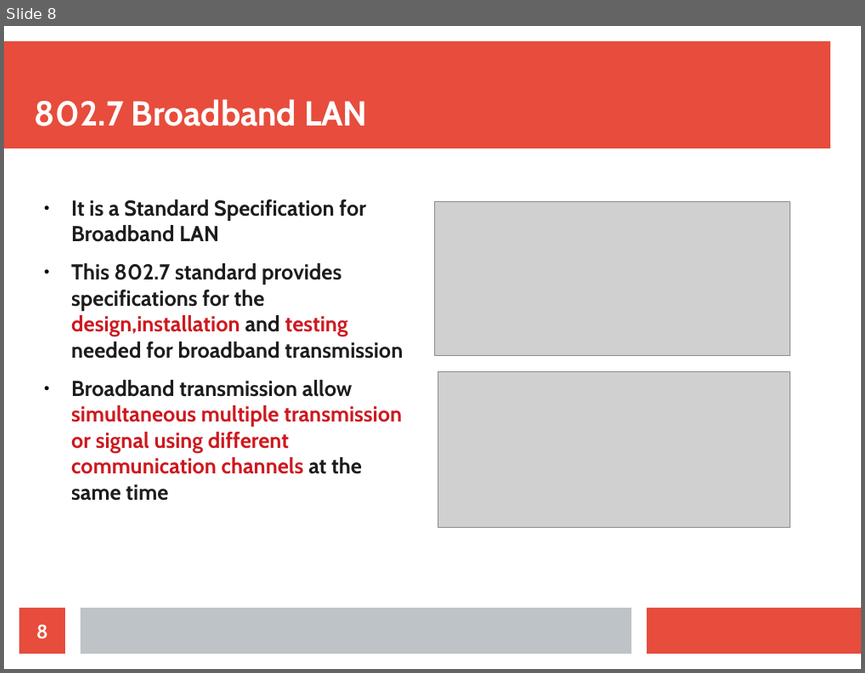
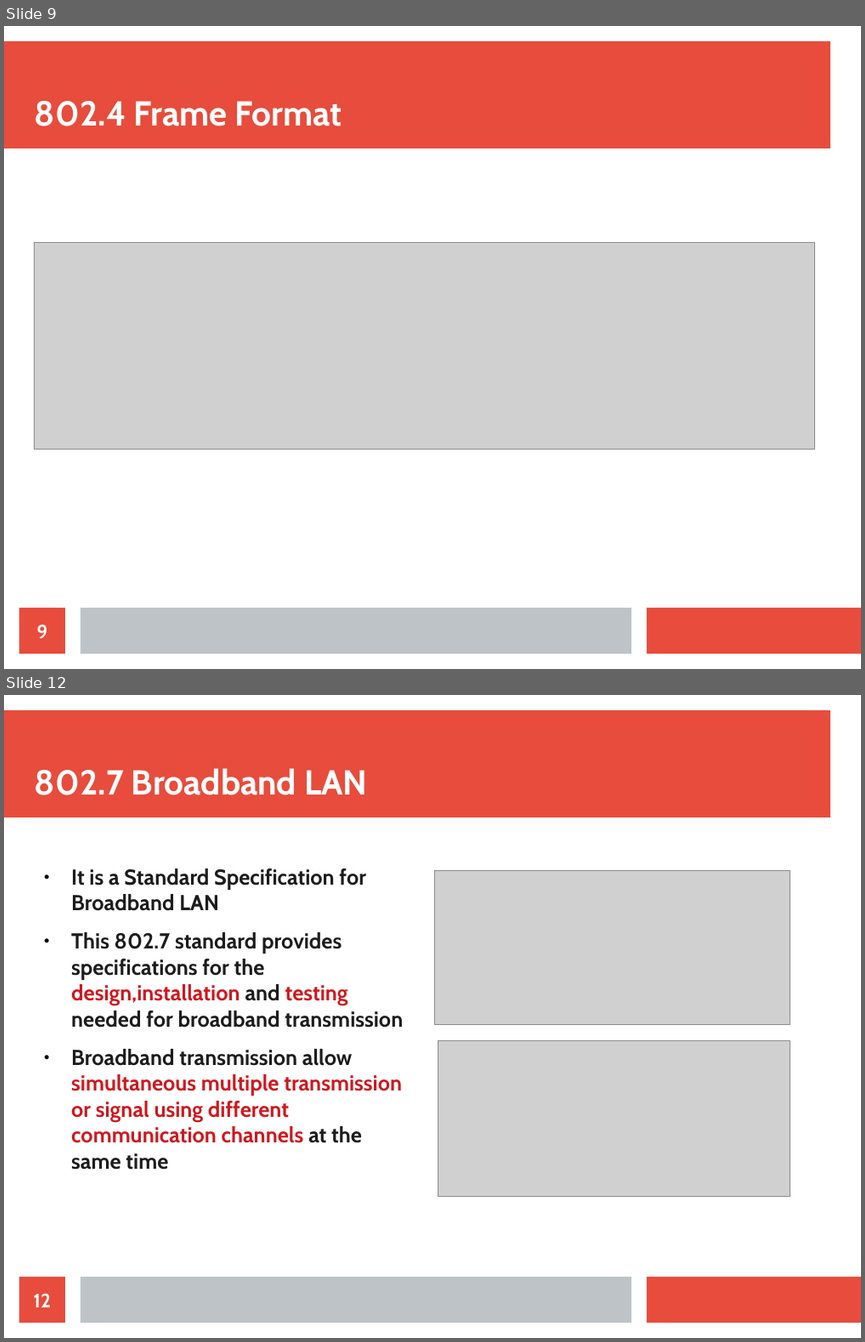
Before and after one commit to kanhaji/CN_Presentation_Section_C, a slide deck: CN PRESENTATION.odp. Shown one above the other, each under a label of ours: slide 8 before the commit, slides 9 and 12 after it; the slides between them are not shown. The pictures are 865x673 and 865x1342 pixels, drawn with LibreOffice and Linux fonts; fonts in the diff are those of the drawing; grey boxes stand for pictures. Boxes give left, top, right and bottom in pixels: in the first picture for what was removed or moved away, otherwise in the second. Text is boxed around its words. In the diff, an @@ line names an element or a change of style, - is before the commit and + after.

Commit message:
Added frame formats of all

```diff
--- a/CN PRESENTATION.odp
+++ b/CN PRESENTATION.odp
@@ slide 9 added at (x1=4, y1=26, x2=861, y2=669), background #FFFFFF; not listed: 3 template elements that a slide beside it also shows @@
@@ title added at (x1=35, y1=101, x2=342, y2=126), 32 pt, text #FFFFFF, bold @@
+802.4 Frame Format
@@ picture added at (x1=35, y1=242, x2=815, y2=449) @@
@@ page number added at (x1=19, y1=607, x2=65, y2=653), fill #E74C3C, 18 pt, text #FFFFFF, bold @@
+9
@@ what was slide 8 is now slide 12 @@
@@ page number at (x1=34, y1=1293, x2=52, y2=1307): text changed @@
-8
+12
```
Also in this commit, not shown: 3 other slides added.
